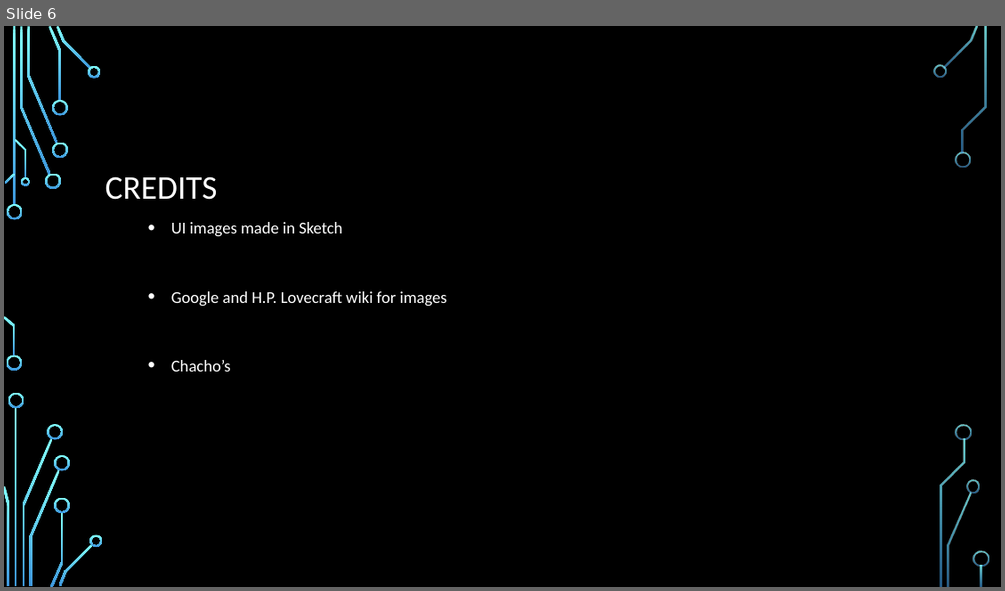
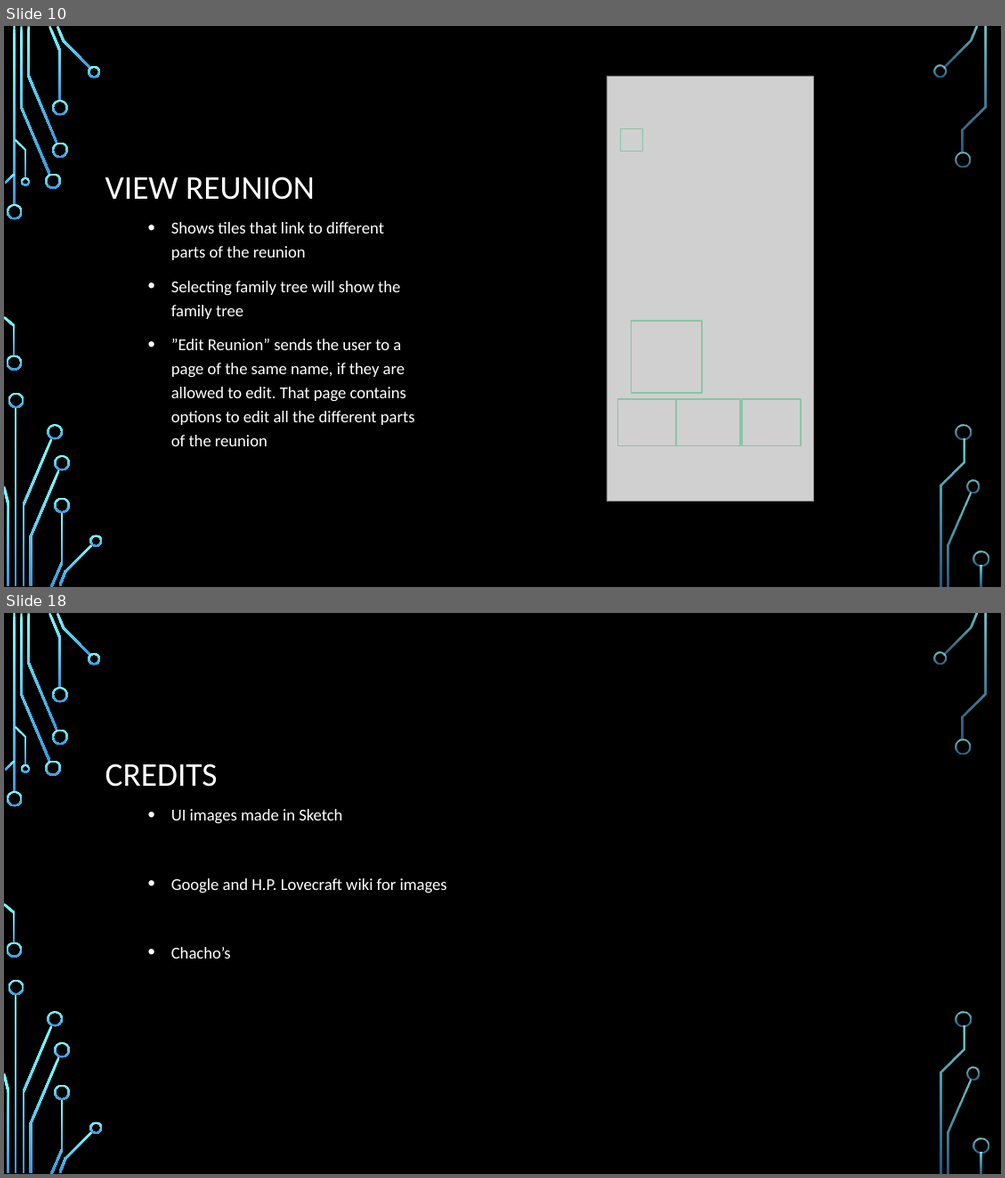
Before and after one commit to shitwolfymakes/CS-3773-Software-Engineering, a slide deck: Reunions App.pptx. Shown one above the other, each under a label of ours: slide 6 before the commit, slides 10 and 18 after it; the slides between them are not shown. The pictures are 1005x591 and 1005x1178 pixels, drawn with LibreOffice and Linux fonts; fonts in the diff are those of the drawing; grey boxes stand for pictures; background and template pictures are left out. Boxes give left, top, right and bottom in pixels: in the first picture for what was removed or moved away, otherwise in the second. Text is boxed around its words. In the diff, an @@ line names an element or a change of style, - is before the commit and + after.

```diff
--- a/Reunions App.pptx
+++ b/Reunions App.pptx
@@ slide 10 added at [4, 26, 1001, 587], background picture (left out); not listed: 36 template elements that a slide beside it also shows @@
@@ picture added at [607, 76, 813, 501] @@
@@ action button blank added at [621, 129, 643, 151], outline #8AC4A7 1.25 pt @@
@@ title added at [105, 176, 315, 200], 32 pt, text #FFFFFF @@
+VIEW REUNION
@@ text added at [171, 222, 415, 446], 16 pt, text #FFFFFF @@
+• Shows tiles that link to different parts of the reunion
+• Selecting family tree will show the family tree
+• ”Edit Reunion” sends the user to a page of the same name, if they are allowed to edit. That page contains options to edit all the different parts of the reunion
@@ action button blank added at [631, 321, 702, 393], outline #8AC4A7 1.25 pt @@
@@ action button blank added at [618, 399, 676, 445], outline #8AC4A7 1.25 pt @@
@@ action button blank added at [676, 399, 741, 445], outline #8AC4A7 1.25 pt @@
@@ action button blank added at [742, 399, 801, 445], outline #8AC4A7 1.25 pt @@
@@ what was slide 6 is now slide 18 @@
```
Also in this commit, not shown: 5 slides changed, 11 other slides added.
